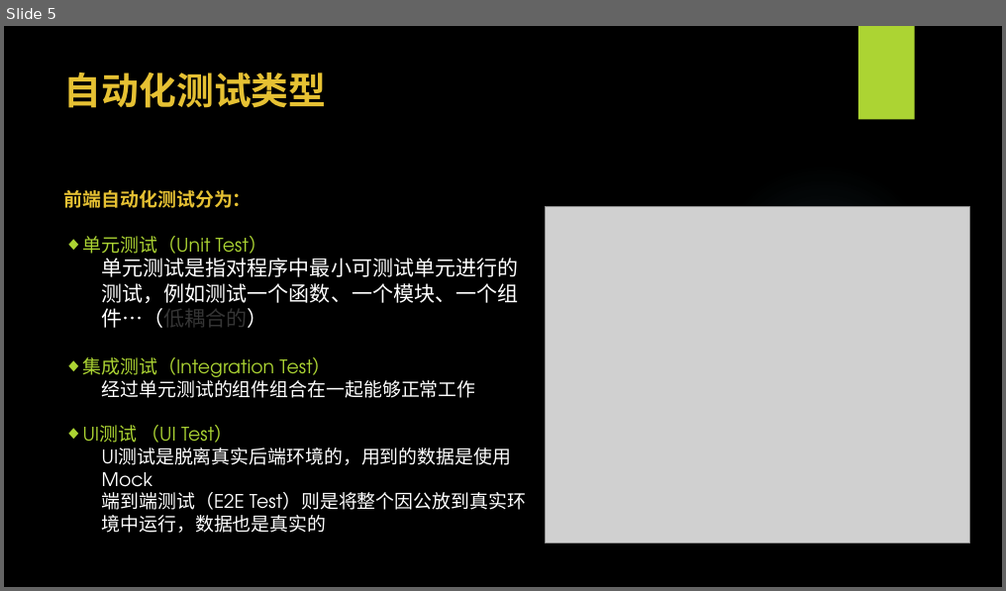
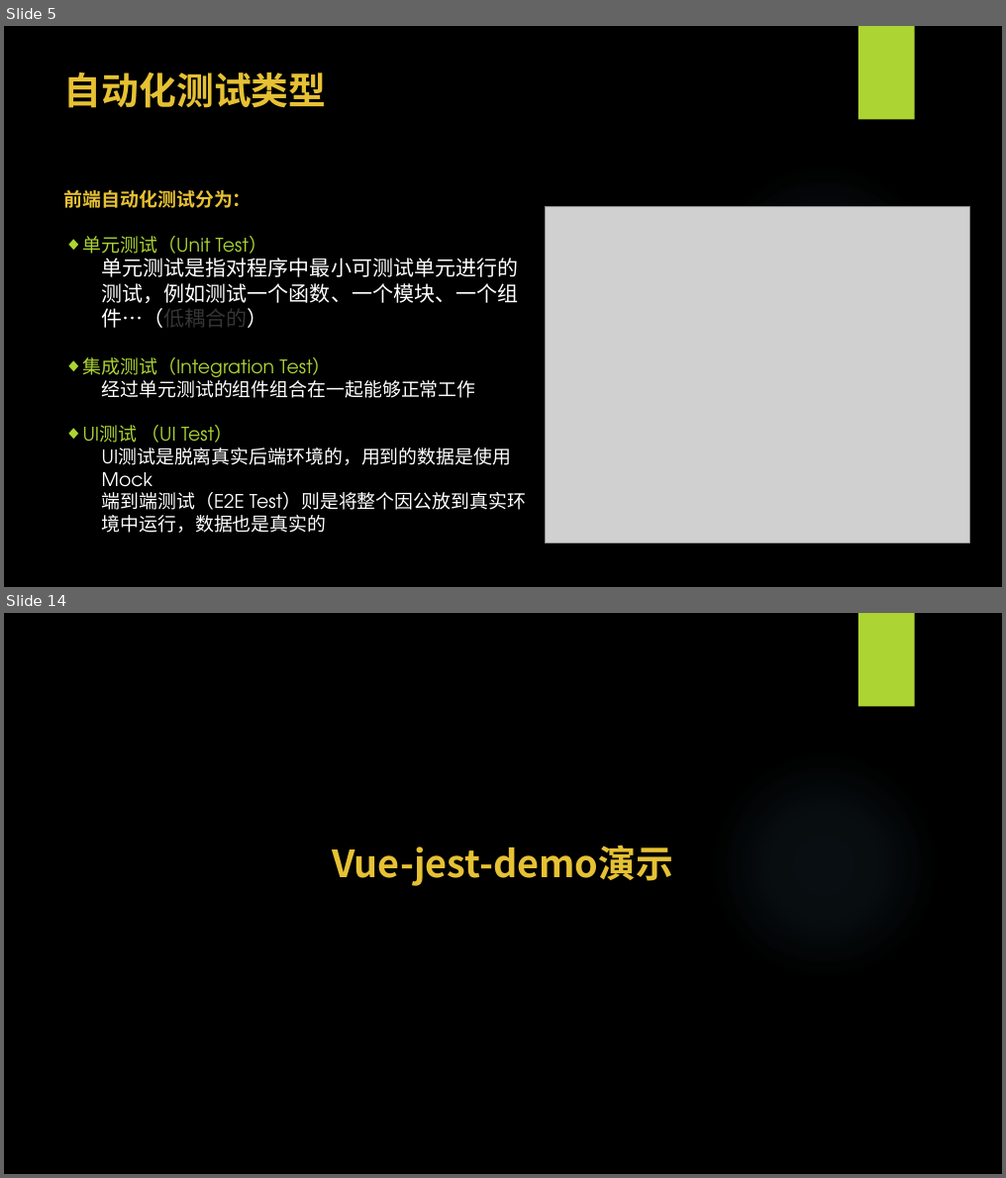
Before and after one commit to WangEbo/auto-test, a slide deck: 王博书的分享/自动化测试.pptx. Shown one above the other, each under a label of ours: slide 5 before the commit, slides 5 and 14 after it; the slides between them are not shown. The pictures are 1006x591 and 1006x1178 pixels, drawn with LibreOffice and Linux fonts; fonts in the diff are those of the drawing; grey boxes stand for pictures; background and template pictures are left out. Boxes give left, top, right and bottom in pixels: in the first picture for what was removed or moved away, otherwise in the second. Text is boxed around its words. In the diff, an @@ line names an element or a change of style, - is before the commit and + after.

```diff
--- a/王博书的分享/自动化测试.pptx
+++ b/王博书的分享/自动化测试.pptx
@@ slide 14 added at [4, 613, 1002, 1174], background picture (left out); not listed: 2 template elements that a slide beside it also shows @@
@@ text added at [333, 845, 673, 886], 36 pt, text #E6C133, bold @@
+Vue-jest-demo演示
```
Also in this commit, not shown: 14 slides changed, 2 other slides added, 6 other files.
